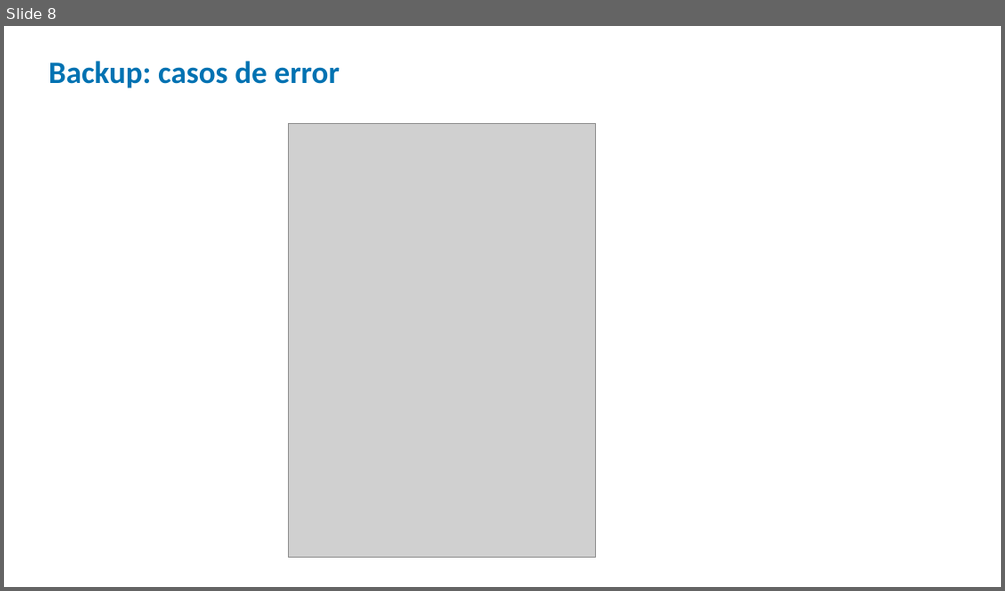
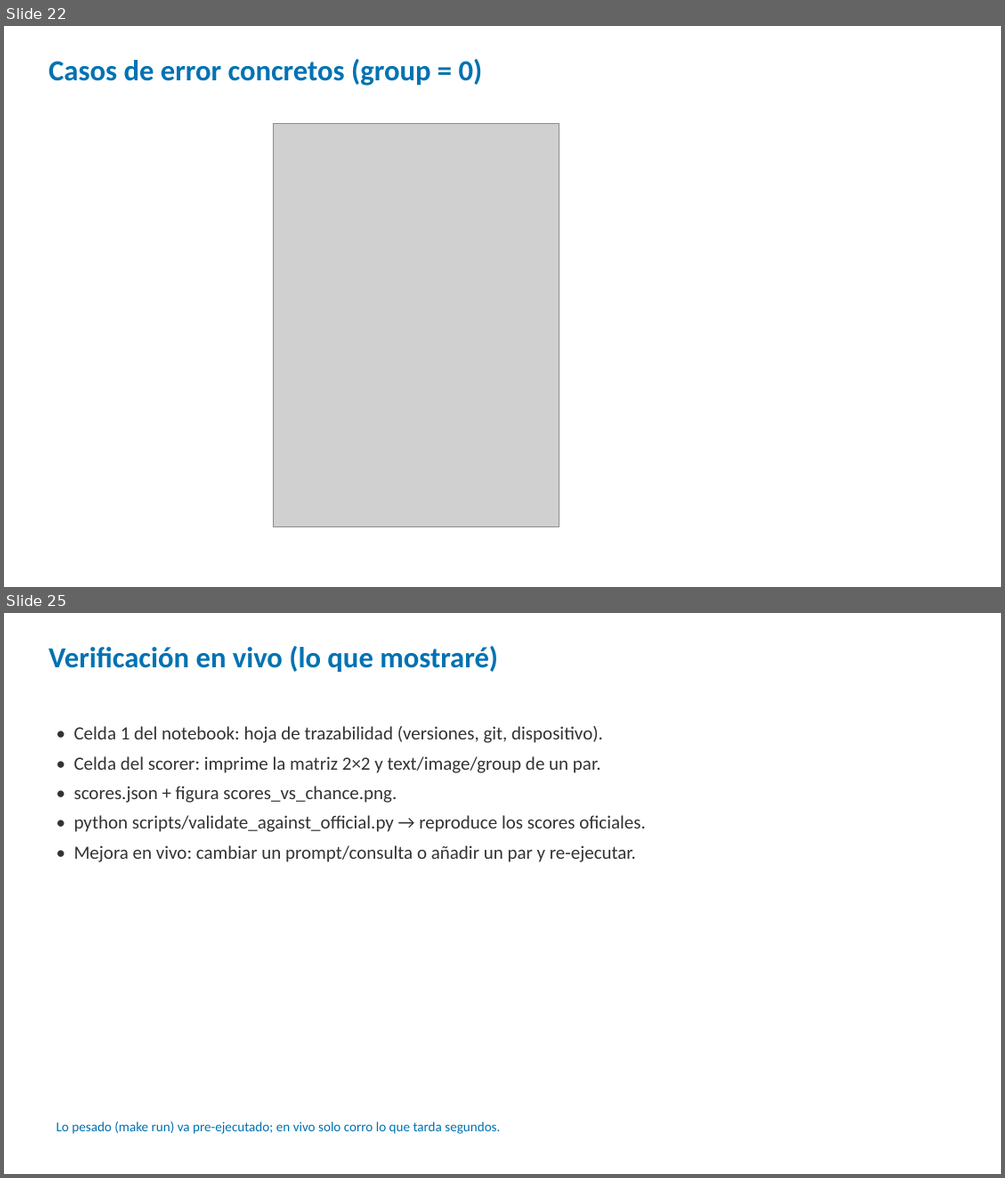
Before and after one commit to nielspac177/MCC225-Winoground, a slide deck: slides/pptx/defensa_winoground.pptx. Shown one above the other, each under a label of ours: slide 8 before the commit, slides 22 and 25 after it; the slides between them are not shown. The pictures are 1005x591 and 1005x1178 pixels, drawn with LibreOffice and Linux fonts; fonts in the diff are those of the drawing; grey boxes stand for pictures. Boxes give left, top, right and bottom in pixels: in the first picture for what was removed or moved away, otherwise in the second. Text is boxed around its words. In the diff, an @@ line names an element or a change of style, - is before the commit and + after.

```diff
--- a/slides/pptx/defensa_winoground.pptx
+++ b/slides/pptx/defensa_winoground.pptx
@@ slide 25 added at (x1=4, y1=613, x2=1001, y2=1174), background #FFFFFF @@
@@ text added at (x1=48, y1=646, x2=498, y2=672), 28 pt, text #0072B2, bold @@
+Verificación en vivo (lo que mostraré)
@@ text added at (x1=74, y1=726, x2=646, y2=862), 18 pt, text #333333 @@
+• Celda 1 del notebook: hoja de trazabilidad (versiones, git, dispositivo).
+• Celda del scorer: imprime la matriz 2×2 y text/image/group de un par.
+• scores.json + figura scores_vs_chance.png.
+• python scripts/validate_against_official.py → reproduce los scores oficiales.
+• Mejora en vivo: cambiar un prompt/consulta o añadir un par y re-ejecutar.
@@ text added at (x1=57, y1=1121, x2=500, y2=1134), 13 pt, text #0072B2 @@
+Lo pesado (make run) va pre-ejecutado; en vivo solo corro lo que tarda segundos.
@@ what was slide 8 is now slide 22 @@
@@ slide 22 changed as well @@
@@ text at (x1=48, y1=59, x2=483, y2=86): text changed; size 30 to 28 pt @@
-Backup: casos de error
+Casos de error concretos (group = 0)
@@ picture resized from (x1=288, y1=123, x2=595, y2=557) to (x1=273, y1=123, x2=558, y2=527) @@
```
Also in this commit, not shown: 1 other slide changed, 26 other slides added, 6 slides removed, 9 other files.
